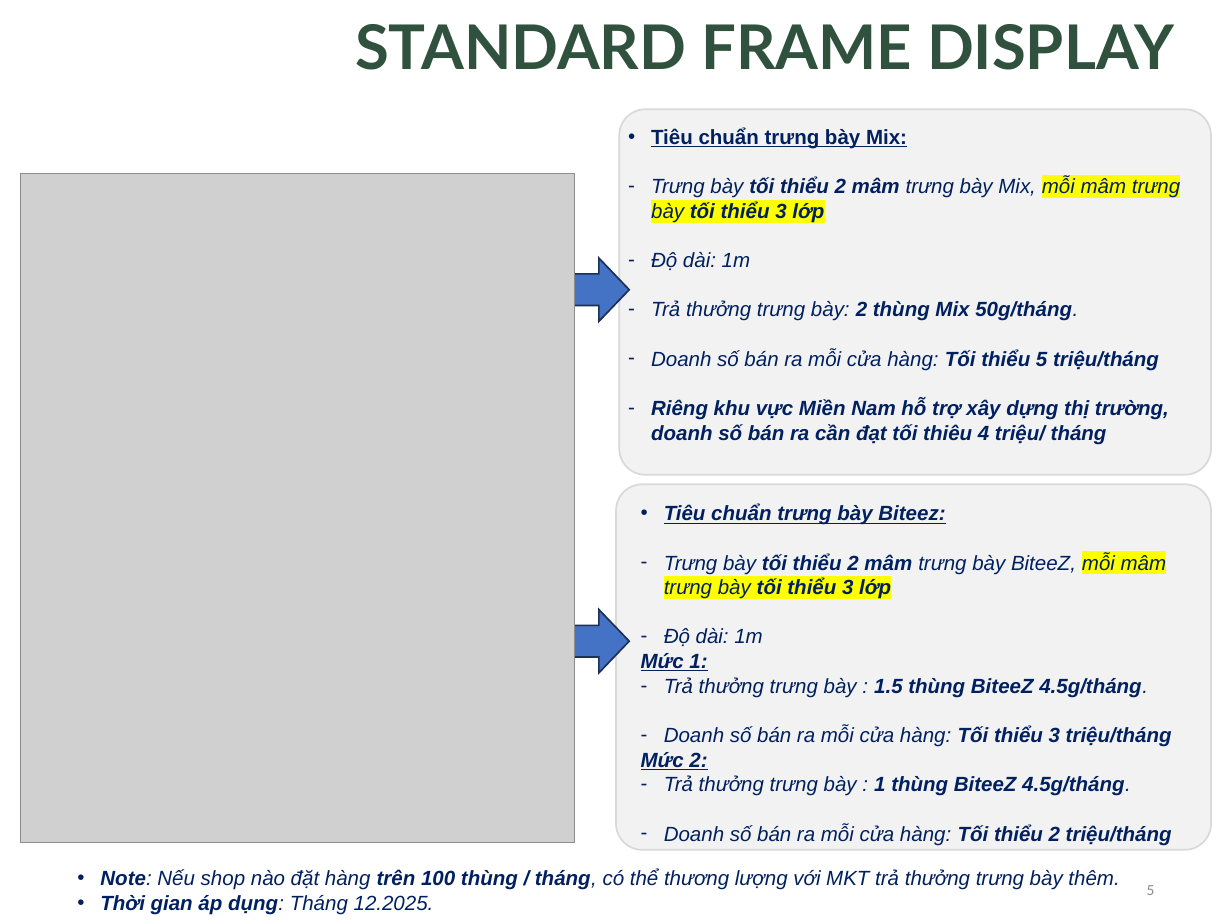
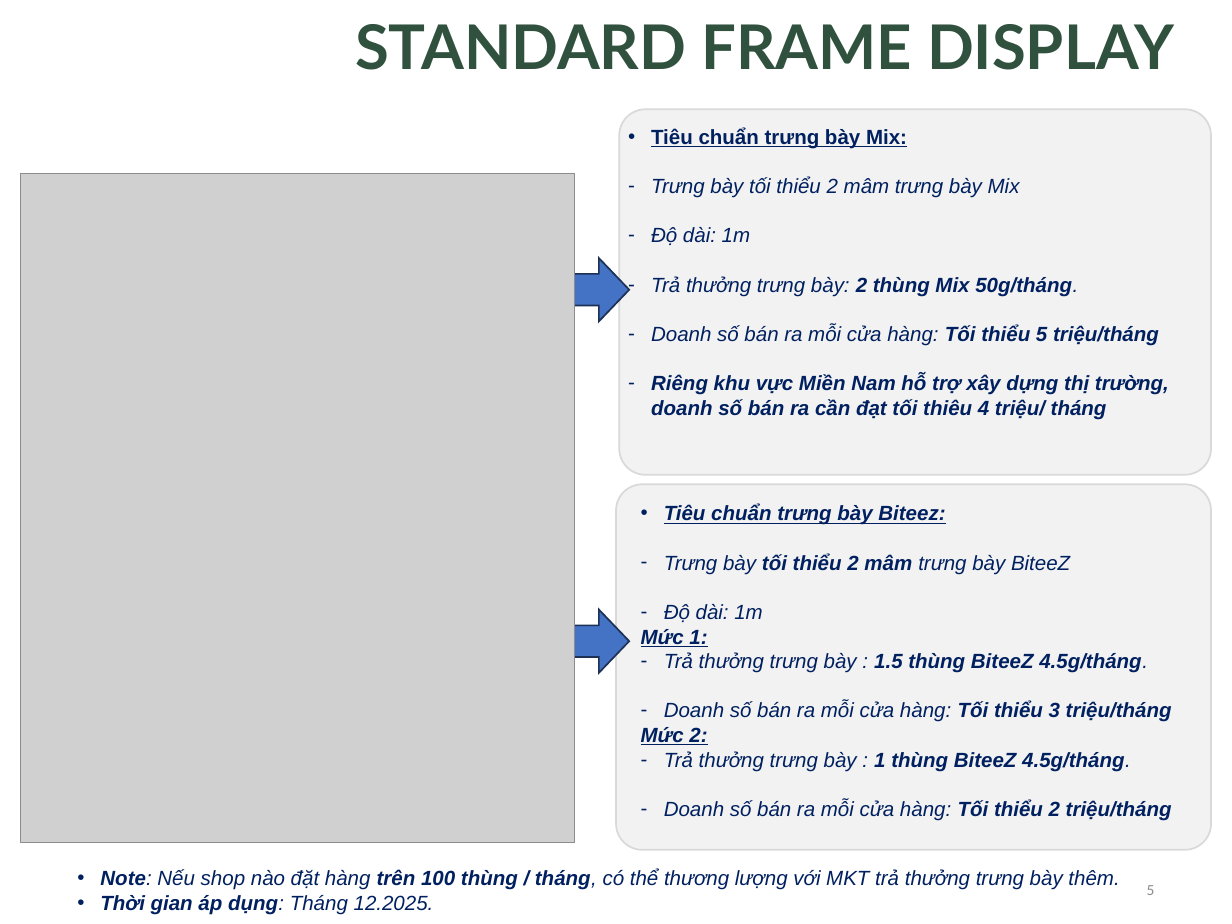
Before and after one commit to phungbui2203/Summary_Display, a slide deck: slide 5 of Display project TT Channel [BiteeZ & Mix] - New.pptx. Drawn at 1232x924 pixels with LibreOffice and Linux fonts; fonts in the diff are those of the drawing; grey boxes stand for pictures; background and template pictures are left out. Boxes give left, top, right and bottom in pixels: in the first picture for what was removed or moved away, otherwise in the second. Text is boxed around its words. In the diff, an @@ line names an element or a change of style, - is before the commit and + after.

```diff
--- a/Display project TT Channel [BiteeZ & Mix] - New.pptx
+++ b/Display project TT Channel [BiteeZ & Mix] - New.pptx
@@ text at [651, 177, 1020, 198]: text changed @@
-– Trưng bày tối thiểu 2 mâm trưng bày Mix, mỗi mâm trưng bày tối thiểu 3 lớp
+– Trưng bày tối thiểu 2 mâm trưng bày Mix
@@ text at [664, 554, 1070, 575]: text changed @@
-– Trưng bày tối thiểu 2 mâm trưng bày BiteeZ, mỗi mâm trưng bày tối thiểu 3 lớp
+– Trưng bày tối thiểu 2 mâm trưng bày BiteeZ
```
Also in this commit, not shown: 1 other slide changed, 1 slide added, 10 other files.
